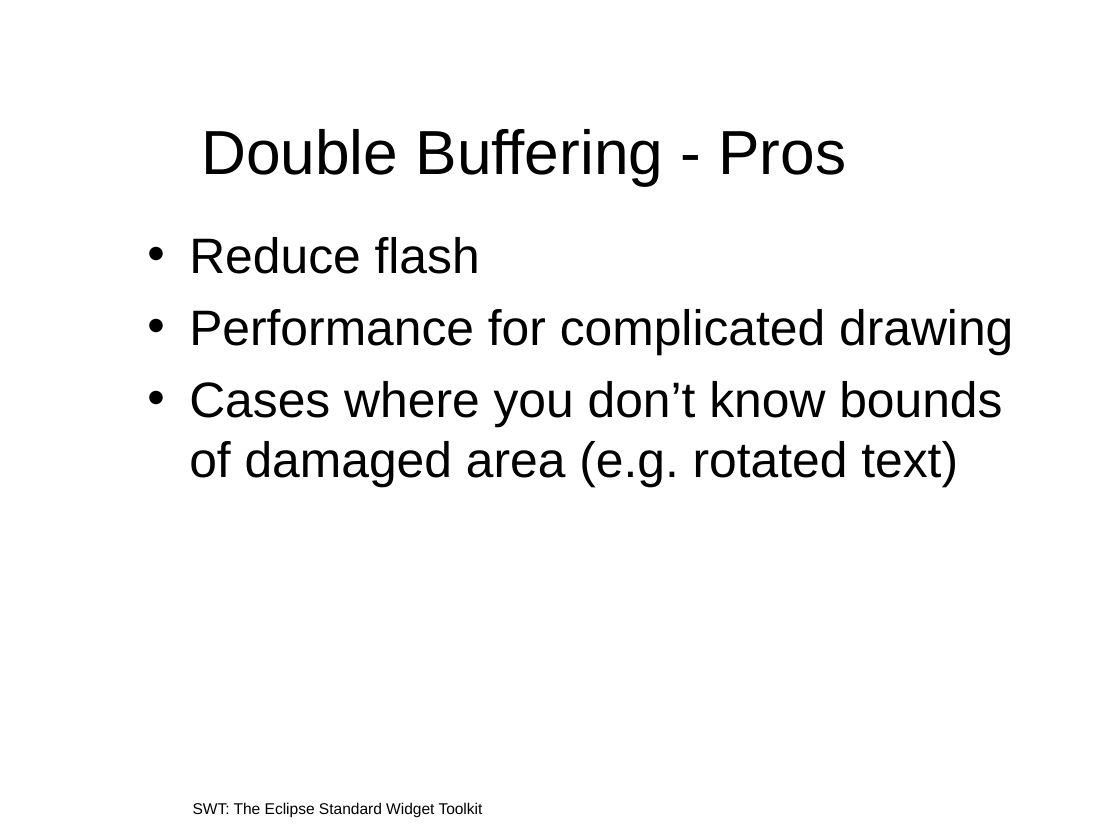
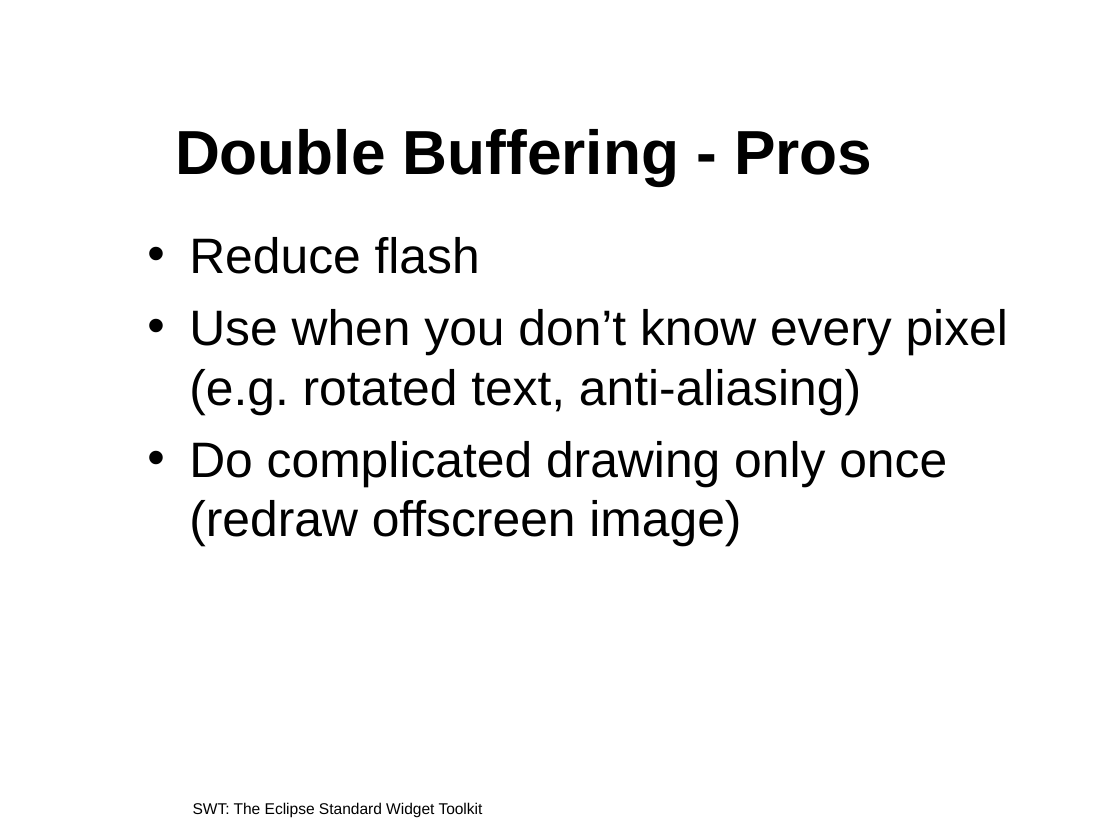
Before and after one commit to eclipse-platform/www.eclipse.org-eclipse, a slide deck: slide 38 of tutorials/oopsla2005/t22-irvine.ppt (slide 28 before the commit). Drawn at 1120x840 pixels with LibreOffice and Linux fonts; fonts in the diff are those of the drawing; background and template pictures are left out. Boxes give left, top, right and bottom in pixels: in the first picture for what was removed or moved away, otherwise in the second. Text is boxed around its words. In the diff, an @@ line names an element or a change of style, - is before the commit and + after.

```diff
--- a/tutorials/oopsla2005/t22-irvine.ppt
+++ b/tutorials/oopsla2005/t22-irvine.ppt
@@ title "Double Buffering - Pros" at (x1=175, y1=129, x2=872, y2=185): bold on @@
@@ text at (x1=189, y1=309, x2=1008, y2=547): text changed @@
-• Performance for complicated drawing
-• Cases where you don’t know bounds of damaged area (e.g. rotated text)
+• Use when you don’t know every pixel (e.g. rotated text, anti-aliasing)
+• Do complicated drawing only once (redraw offscreen image)
```
Also in this commit, not shown: 61 other slides changed, 20 slides added, 18 slides removed, 2 other files.
